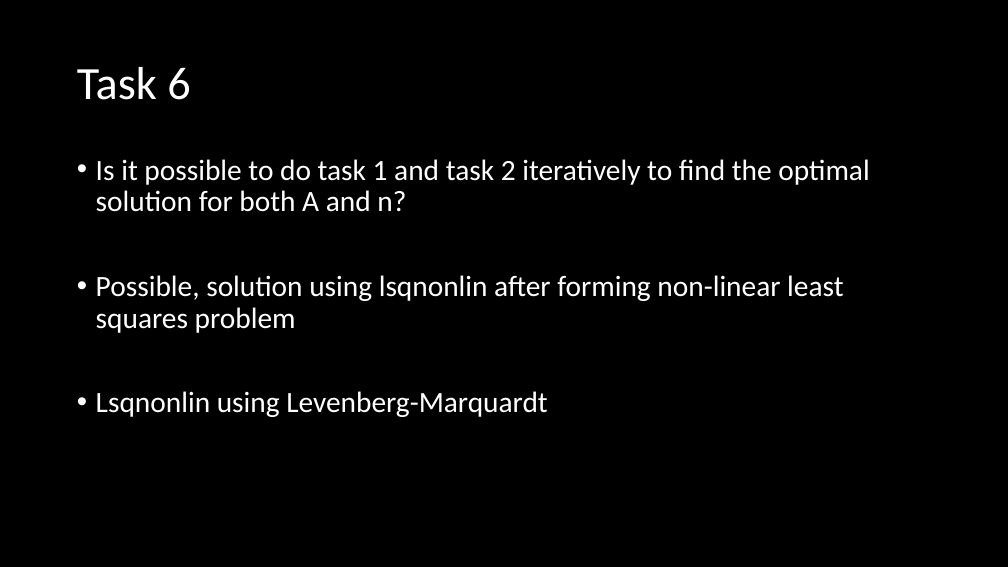
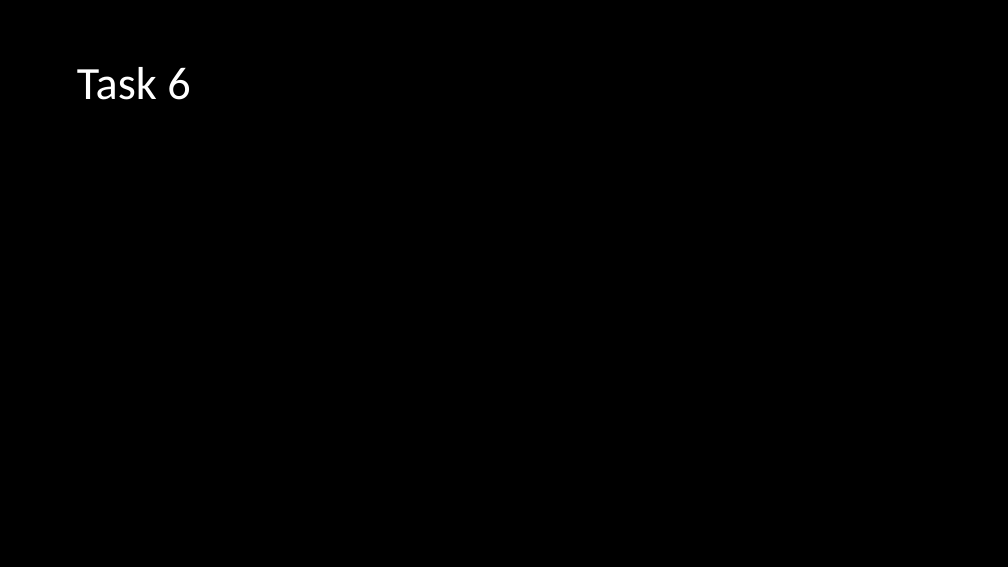
Before and after one commit to bidlekm/optimization_assignment, a slide deck: slide 10 of Ice Sheet Modeling and Optimization.pptx. Drawn at 1008x567 pixels with LibreOffice and Linux fonts; fonts in the diff are those of the drawing; grey boxes stand for pictures; background and template pictures are left out. Boxes give left, top, right and bottom in pixels: in the first picture for what was removed or moved away, otherwise in the second. Text is boxed around its words. In the diff, an @@ line names an element or a change of style, - is before the commit and + after.

```diff
--- a/Ice Sheet Modeling and Optimization.pptx
+++ b/Ice Sheet Modeling and Optimization.pptx
@@ text removed at <box>96,159,869,417</box> @@
-• Is it possible to do task 1 and task 2 iteratively to find the optimal solution for both A and n?
-• Possible, solution using lsqnonlin after forming non-linear least squares problem
-• Lsqnonlin using Levenberg-Marquardt
```
Also in this commit, not shown: 5 other slides changed, 2 slides added, 1 slide removed, 3 other files.
